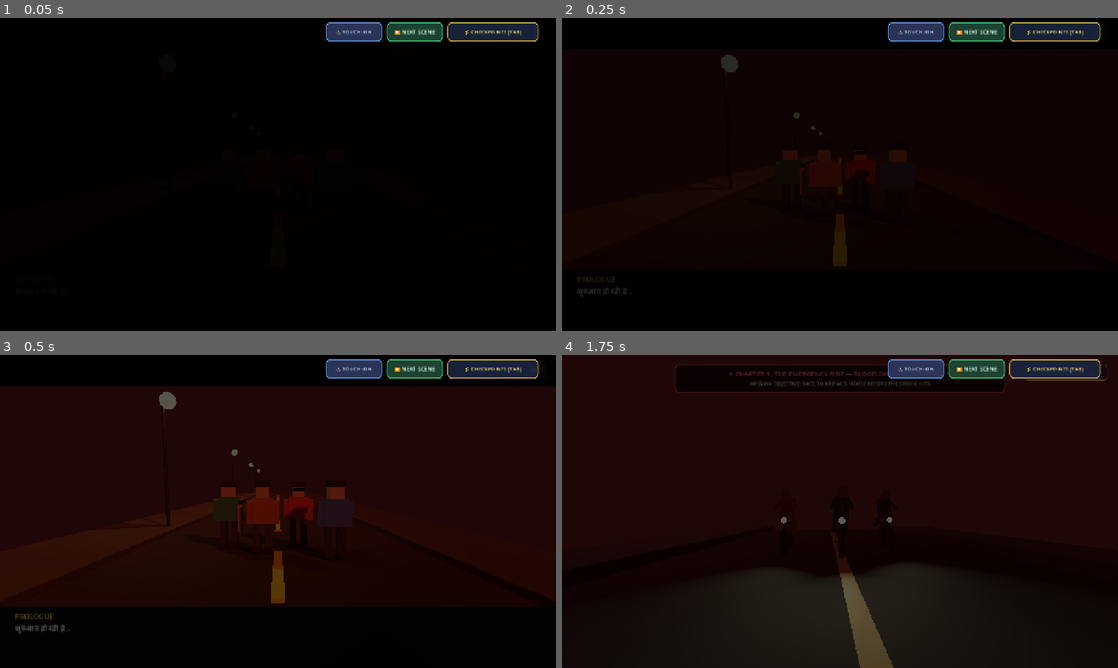
Above: before the commit, frames 1-4 (two rows, left to right).
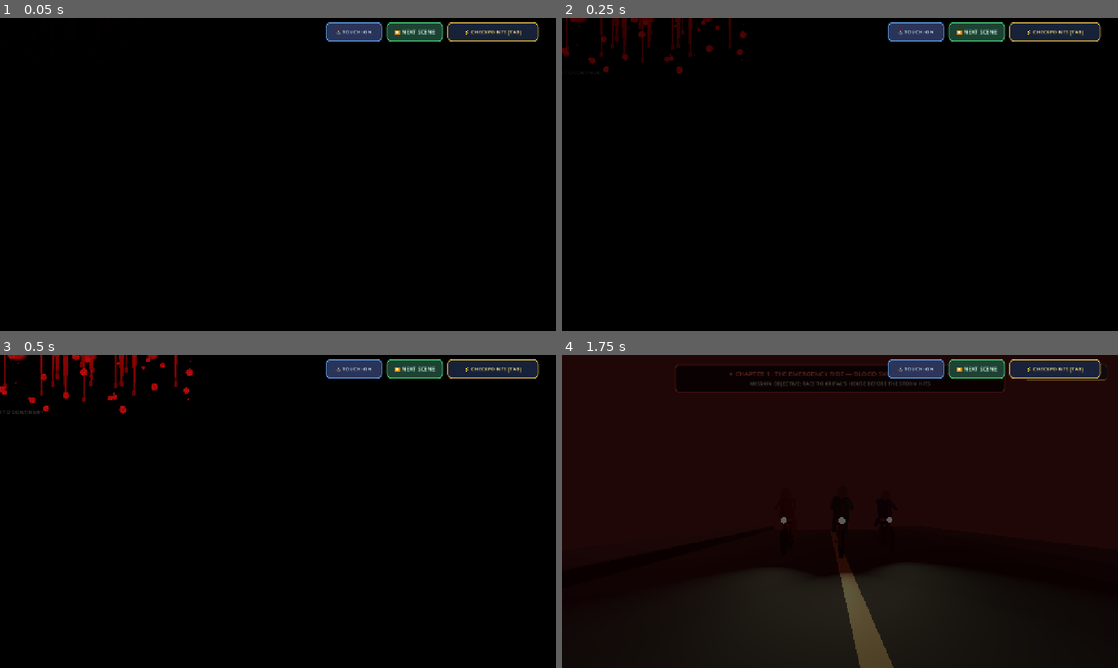
Above: after the commit, the same moments.

Repository: Sahil13092008/HorrorMission
Game: Godot game, scene res://scenes/opening_prologue.tscn
Same seed, same stepped clock (60 frames per second), same inputs: the game is played once before the commit and once after it. Sound files missing from this copy of the repository are replaced by a short silence.
Inputs:
- Up to frame 1 (0.05 s): no input
- Up to frame 2 (0.25 s): no input
- Up to frame 3 (0.5 s): no input
- Up to frame 4 (1.75 s): click "⏩ NEXT SCENE" at 0.5 s; click "⏩ NEXT SCENE" at 1.25 s

The runs differ from the first frame. In frame 2, 3.7% of the frame differs, in the area x 0-62%, y 0-89%; in frame 3, 65%, in the area x 0-100%, y 0-90%; in frame 4, nothing differs.

Commit message:
Add Indian tricolor horror app icon and animated blood title intro screen with credits

Diff:
--- a/project.godot
+++ b/project.godot
@@ -21,6 +21,7 @@
 config/name="Horror Mission"
 run/main_scene="res://scenes/opening_prologue.tscn"
 config/features=PackedStringArray("4.7")
+config/icon="res://icon.png"
 
 [display]
 
--- a/scripts/opening_prologue.gd
+++ b/scripts/opening_prologue.gd
@@ -107,6 +107,14 @@
 var van_fan_blades: Node3D
 var jumpscare_flash_rect: TextureRect
 
+var title_splash_root: Control
+var title_splash_bg: ColorRect
+var title_content: Control
+var title_blood_splatter: TextureRect
+var title_horror_label: Label
+var title_credits_label: Label
+var is_title_splash_active: bool = true
+
 func _ready() -> void:
 	# Enforce hiding mobile controls during prologue
 	_hide_external_controls()
@@ -262,6 +270,95 @@
 	fade_overlay.mouse_filter = Control.MOUSE_FILTER_IGNORE
 	ui_root.add_child(fade_overlay)
 
+	# Opening Blood Title Splash Screen (THE HORROR MISSION + Credits)
+	title_splash_root = Control.new()
+	title_splash_root.set_anchors_preset(Control.PRESET_FULL_RECT)
+	title_splash_root.mouse_filter = Control.MOUSE_FILTER_PASS
+	ui_root.add_child(title_splash_root)
+
+	title_splash_bg = ColorRect.new()
+	title_splash_bg.color = Color(0, 0, 0, 1)
+	title_splash_bg.set_anchors_preset(Control.PRESET_FULL_RECT)
+	title_splash_bg.mouse_filter = Control.MOUSE_FILTER_PASS
+	title_splash_root.add_child(title_splash_bg)
+
+	title_content = Control.new()
+	title_content.set_anchors_preset(Control.PRESET_CENTER)
+	title_content.offset_left = 0
+	title_content.offset_top = 0
+	title_content.offset_right = 0
+	title_content.offset_bottom = 0
+	title_content.pivot_offset = Vector2.ZERO
+	title_content.mouse_filter = Control.MOUSE_FILTER_IGNORE
+	title_splash_root.add_child(title_content)
+
+	# Blood Splatter Backdrop behind "THE HORROR MISSION"
+	title_blood_splatter = TextureRect.new()
+	var splatter_tex = _load_texture("res://textures/blood_title_splatter.png")
+	if splatter_tex:
+		title_blood_splatter.texture = splatter_tex
+	title_blood_splatter.expand_mode = TextureRect.EXPAND_IGNORE_SIZE
+	title_blood_splatter.stretch_mode = TextureRect.STRETCH_KEEP_ASPECT_CENTERED
+	title_blood_splatter.offset_left = -450
+	title_blood_splatter.offset_top = -150
+	title_blood_splatter.offset_right = 450
+	title_blood_splatter.offset_bottom = 150
+	title_blood_splatter.pivot_offset = Vector2(450, 150)
+	title_blood_splatter.mouse_filter = Control.MOUSE_FILTER_IGNORE
+	title_blood_splatter.modulate.a = 0.92
+	title_content.add_child(title_blood_splatter)
+
+	# Blood Red Title Label: "THE HORROR MISSION"
+	title_horror_label = Label.new()
+	title_horror_label.text = "THE HORROR MISSION"
+	title_horror_label.horizontal_alignment = HORIZONTAL_ALIGNMENT_CENTER
+	title_horror_label.vertical_alignment = VERTICAL_ALIGNMENT_CENTER
+	title_horror_label.offset_left = -480
+	title_horror_label.offset_top = -75
+	title_horror_label.offset_right = 480
+	title_horror_label.offset_bottom = 15
+	title_horror_label.pivot_offset = Vector2(480, 45)
+	title_horror_label.add_theme_font_size_override("font_size", 48)
+	title_horror_label.add_theme_color_override("font_color", Color(0.92, 0.08, 0.08))
+	title_horror_label.add_theme_color_override("font_shadow_color", Color(0.22, 0.0, 0.0, 0.95))
+	title_horror_label.add_theme_constant_override("shadow_offset_x", 4)
+	title_horror_label.add_theme_constant_override("shadow_offset_y", 4)
+	title_horror_label.add_theme_color_override("font_outline_color", Color(0.38, 0.01, 0.01))
+	title_horror_label.add_theme_constant_override("outline_size", 5)
+	title_horror_label.mouse_filter = Control.MOUSE_FILTER_IGNORE
+	title_content.add_child(title_horror_label)
+
+	# Clean White Credits Subtitle: "Created By Sahil and Written By Aashutosh"
+	title_credits_label = Label.new()
+	title_credits_label.text = "Created By Sahil and Written By Aashutosh"
+	title_credits_label.horizontal_alignment = HORIZONTAL_ALIGNMENT_CENTER
+	title_credits_label.vertical_alignment = VERTICAL_ALIGNMENT_CENTER
+	title_credits_label.offset_left = -450
+	title_credits_label.offset_top = 25
+	title_credits_label.offset_right = 450
+	title_credits_label.offset_bottom = 70
+	title_credits_label.add_theme_font_size_override("font_size", 20)
+	title_credits_label.add_theme_color_override("font_color", Color(0.96, 0.96, 0.96, 0.95))
+	title_credits_label.add_theme_color_override("font_shadow_color", Color(0.0, 0.0, 0.0, 0.9))
+	title_credits_label.add_theme_constant_override("shadow_offset_x", 2)
+	title_credits_label.add_theme_constant_override("shadow_offset_y", 2)
+	title_credits_label.mouse_filter = Control.MOUSE_FILTER_IGNORE
+	title_content.add_child(title_credits_label)
+
+	# Tap to Skip Hint
+	var tap_hint = Label.new()
+	tap_hint.text = "• TAP ANYWHERE TO CONTINUE •"
+	tap_hint.horizontal_alignment = HORIZONTAL_ALIGNMENT_CENTER
+	tap_hint.vertical_alignment = VERTICAL_ALIGNMENT_CENTER
+	tap_hint.offset_left = -300
+	tap_hint.offset_top = 110
+	tap_hint.offset_right = 300
+	tap_hint.offset_bottom = 140
+	tap_hint.add_theme_font_size_override("font_size", 12)
+	tap_hint.add_theme_color_override("font_color", Color(0.75, 0.75, 0.75, 0.35))
+	tap_hint.mouse_filter = Control.MOUSE_FILTER_IGNORE
+	title_content.add_child(tap_hint)
+
 # --- LIGHTING & ENVIRONMENTS ---
 func _setup_lighting_and_environments() -> void:
 	blood_sky_env = Environment.new()
@@ -391,6 +488,17 @@
 func _load_audio(path: String) -> AudioStream:
 	if ResourceLoader.exists(path):
 		return load(path) as AudioStream
+	return null
+
+func _load_texture(path: String) -> Texture2D:
+	if ResourceLoader.exists(path):
+		var res = load(path)
+		if res is Texture2D:
+			return res
+	if FileAccess.file_exists(path):
+		var img = Image.load_from_file(path)
+		if img:
+			return ImageTexture.create_from_image(img)
 	return null
 
 func _create_mat(col: Color, roughness: float = 0.8, metallic: float = 0.0, emission: Color = Color.BLACK, emission_eng: float = 0.0) -> StandardMaterial3D:
@@ -2386,16 +2494,69 @@
 
 # --- CUTSCENE FLOW & PROCEDURAL ANIMATIONS ---
 func _start_prologue() -> void:
-	if audio_ambience_night: audio_ambience_night.play()
-	if audio_bgm_song: audio_bgm_song.play()
-
-	# Start follow camera tracking walking friends
+	# Keep normal letterbox and skip hidden until splash completes
+	letterbox_top.visible = false
+	letterbox_bottom.visible = false
+	skip_btn.visible = false
+	fade_overlay.color.a = 0.0
+
+	# Start camera looking at dark start position
 	cam_pivot.position = Vector3(0, 1.8, 30.0)
 	cam.rotation_degrees = Vector3(-6, 0, 0)
 
+	# Animate Blood Title Screen
+	title_splash_root.visible = true
+	title_content.modulate.a = 0.0
+	title_content.scale = Vector2(0.85, 0.85)
+	title_credits_label.modulate.a = 0.0
+
+	if audio_heartbeat: audio_heartbeat.play()
+
+	var tw = create_tween().set_parallel(true)
+	tw.tween_property(title_content, "modulate:a", 1.0, 0.55).set_trans(Tween.TRANS_QUAD)
+	tw.tween_property(title_content, "scale", Vector2(1.05, 1.05), 0.45).set_trans(Tween.TRANS_BACK)
+
+	# Subtle screen shudder for visceral impact
+	var tw_shk = create_tween()
+	for i in range(5):
+		tw_shk.tween_property(title_content, "position", Vector2(randf_range(-3, 3), randf_range(-3, 3)), 0.04)
+	tw_shk.tween_property(title_content, "position", Vector2.ZERO, 0.06)
+
+	await tw.finished
+	var tw_settle = create_tween()
+	tw_settle.tween_property(title_content, "scale", Vector2(1.0, 1.0), 0.25)
+
+	# Smoothly reveal white credits
+	var tw_cred = create_tween()
+	tw_cred.tween_interval(0.25)
+	tw_cred.tween_property(title_credits_label, "modulate:a", 1.0, 0.8).set_trans(Tween.TRANS_QUAD)
+
+	# Blood breathing pulse animation
+	var tw_pulse = create_tween().set_loops(3)
+	tw_pulse.tween_property(title_horror_label, "scale", Vector2(1.025, 1.025), 0.85).set_trans(Tween.TRANS_SINE)
+	tw_pulse.tween_property(title_horror_label, "scale", Vector2(1.0, 1.0), 0.85).set_trans(Tween.TRANS_SINE)
+
+	# Hold for 4.2 seconds then dismiss (or player can tap to dismiss earlier)
+	await get_tree().create_timer(4.2).timeout
+	_dismiss_title_splash()
+
+func _dismiss_title_splash() -> void:
+	if not is_title_splash_active: return
+	is_title_splash_active = false
+
 	var tw = create_tween()
-	tw.tween_property(fade_overlay, "color:a", 0.0, 1.5)
-	tw.tween_callback(func(): _advance_beat())
+	tw.tween_property(title_splash_root, "modulate:a", 0.0, 1.2).set_trans(Tween.TRANS_QUAD)
+	tw.tween_callback(func():
+		title_splash_root.visible = false
+		letterbox_top.visible = true
+		letterbox_bottom.visible = true
+		skip_btn.visible = true
+
+		if audio_ambience_night: audio_ambience_night.play()
+		if audio_bgm_song: audio_bgm_song.play()
+
+		_advance_beat()
+	)
 
 func _process(delta: float) -> void:
 	anim_time += delta
@@ -2523,6 +2684,11 @@
 	if r_arm: r_arm.rotation.x = angle * 0.85
 
 func _input(event: InputEvent) -> void:
+	if is_title_splash_active:
+		if (event is InputEventMouseButton and event.pressed) or (event is InputEventScreenTouch and event.pressed) or (event is InputEventKey and event.pressed):
+			_dismiss_title_splash()
+			return
+
 	# Only Keyboard Enter / Space for optional PC debugging skip, no touch screen tapping interference!
 	if event is InputEventKey and event.pressed and event.keycode in [KEY_SPACE, KEY_ENTER]:
 		_advance_beat()
Not shown, changed: export_presets.cfg
Binary file added: icon.png
Not shown, added: icon.png.import
Binary file added: icons/icon_192.png
Not shown, added: icons/icon_192.png.import
Binary file added: icons/icon_adaptive_bg.png
Not shown, added: icons/icon_adaptive_bg.png.import
Binary file added: icons/icon_adaptive_fg.png
Not shown, added: icons/icon_adaptive_fg.png.import
Binary file added: textures/blood_title_splatter.png
Not shown, added: textures/blood_title_splatter.png.import
Not shown, added: textures/ghost_face_1_hollow.png.import
(and 7 more such lines)
